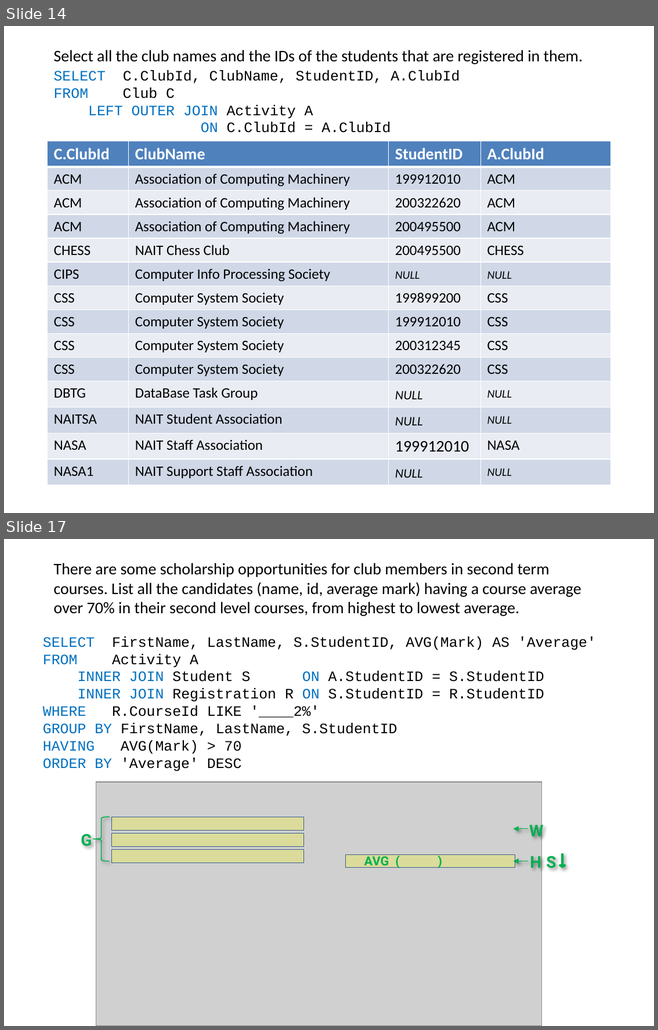
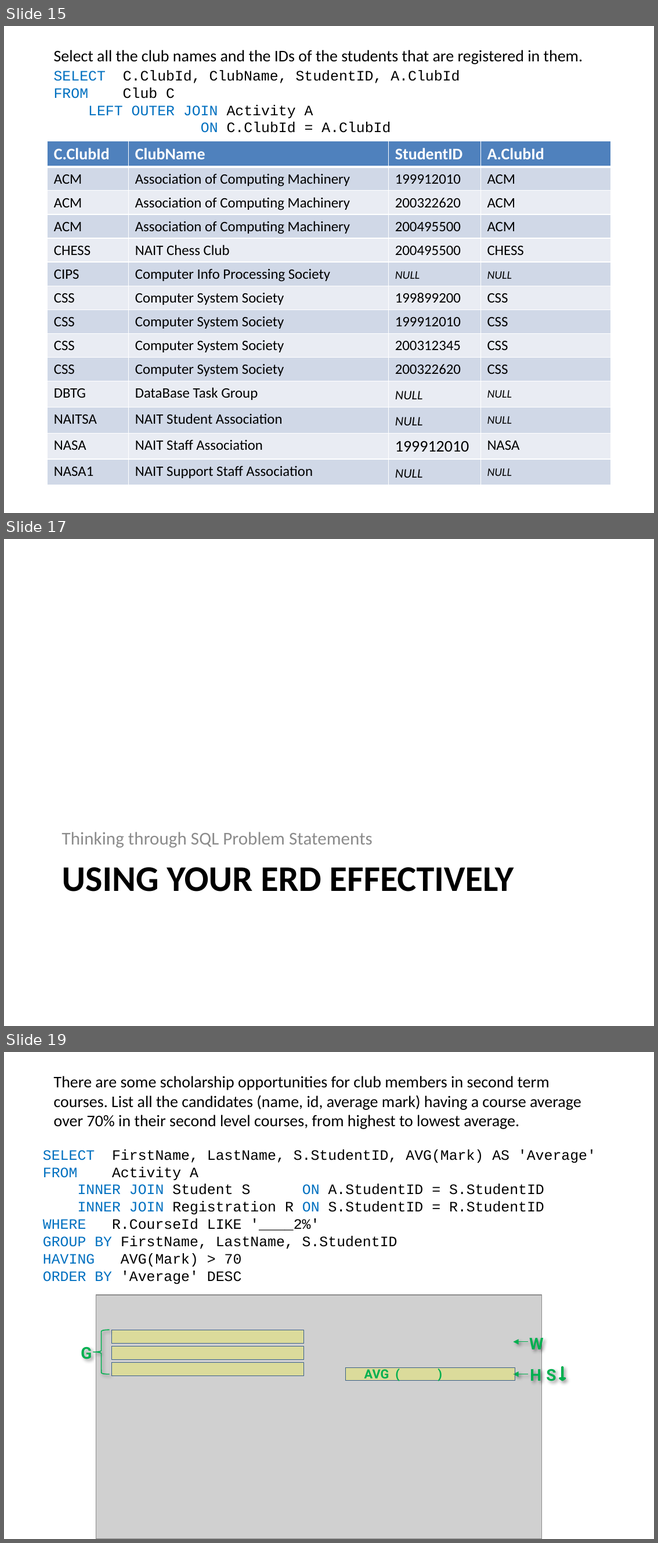
Before and after one commit to DMIT-1508/sep-2022-a03-workbook-dgilleland, a slide deck: SQL/Visualizing IQSchool SELECT Statements.pptx. Shown one above the other, each under a label of ours: slides 14 and 17 before the commit, slides 15, 17 and 19 after it; the slides between them are not shown. The pictures are 658x1030 and 658x1543 pixels, drawn with LibreOffice and Linux fonts; fonts in the diff are those of the drawing; grey boxes stand for pictures. Boxes give left, top, right and bottom in pixels: in the first picture for what was removed or moved away, otherwise in the second. Text is boxed around its words. In the diff, an @@ line names an element or a change of style, - is before the commit and + after.

```diff
--- a/SQL/Visualizing IQSchool SELECT Statements.pptx
+++ b/SQL/Visualizing IQSchool SELECT Statements.pptx
@@ slide 17 added at <box>4,539,654,1026</box>, background #FFFFFF @@
@@ text added at <box>62,832,372,848</box>, 20 pt, text #8C8C8C @@
+Thinking through SQL Problem Statements
@@ title added at <box>62,867,513,892</box>, 40 pt, text #000000, bold @@
+USING YOUR ERD EFFECTIVELY
@@ what was slide 14 is now slide 15 @@
@@ what was slide 17 is now slide 19 @@
```
Also in this commit, not shown: 7 slides changed, 2 other slides added, 1 slide removed.
